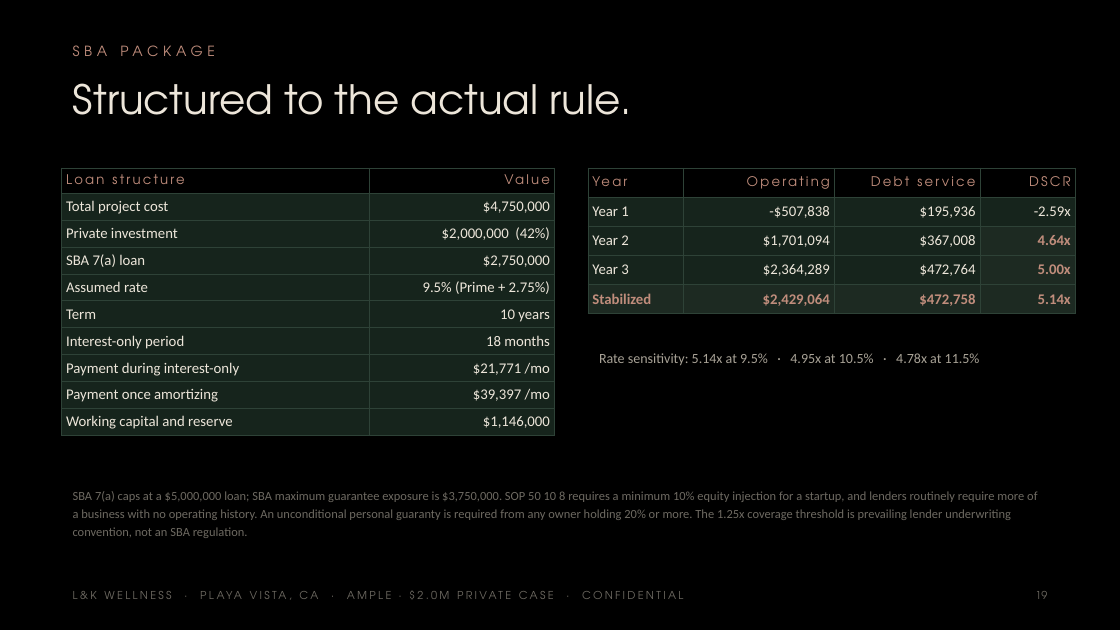
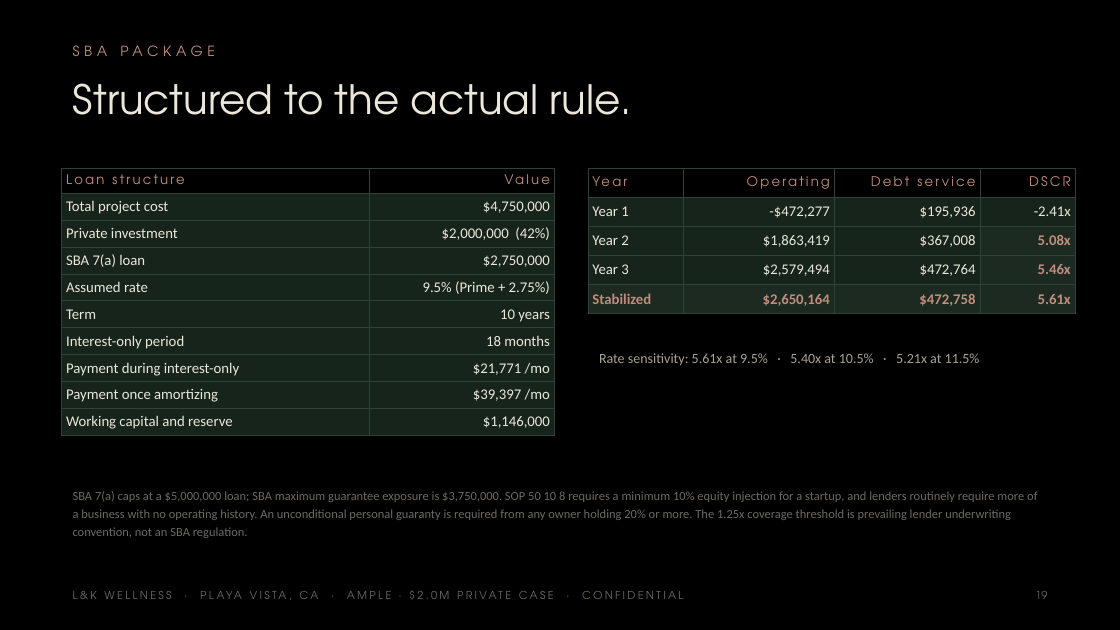
Before and after one commit to apexalpha811/2mil_ample, a slide deck: slide 19 of 2.0mil_ample.pptx. Drawn at 1120x630 pixels with LibreOffice and Linux fonts; fonts in the diff are those of the drawing. Boxes give left, top, right and bottom in pixels: in the first picture for what was removed or moved away, otherwise in the second. Text is boxed around its words. In the diff, an @@ line names an element or a change of style, - is before the commit and + after.

```diff
--- a/2.0mil_ample.pptx
+++ b/2.0mil_ample.pptx
@@ table at (x1=588, y1=168, x2=1075, y2=310) @@
-row 2, column 2: -$507,838
+row 2, column 2: -$472,277
-row 2, column 4: -2.59x
+row 2, column 4: -2.41x
-row 3, column 2: $1,701,094
+row 3, column 2: $1,863,419
-row 3, column 4: 4.64x
+row 3, column 4: 5.08x
-row 4, column 2: $2,364,289
+row 4, column 2: $2,579,494
-row 4, column 4: 5.00x
+row 4, column 4: 5.46x
-row 5, column 2: $2,429,064
+row 5, column 2: $2,650,164
-row 5, column 4: 5.14x
+row 5, column 4: 5.61x
@@ text at (x1=599, y1=353, x2=980, y2=365): text changed @@
-Rate sensitivity: 5.14x at 9.5% · 4.95x at 10.5% · 4.78x at 11.5%
+Rate sensitivity: 5.61x at 9.5% · 5.40x at 10.5% · 5.21x at 11.5%
```
Also in this commit, not shown: 12 other slides changed, 5 other files.
